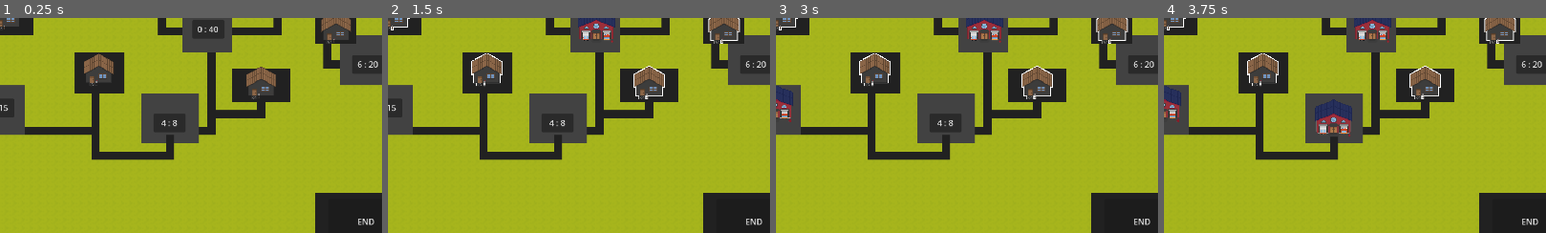
Above: before the commit, frames 1-4 (left to right).
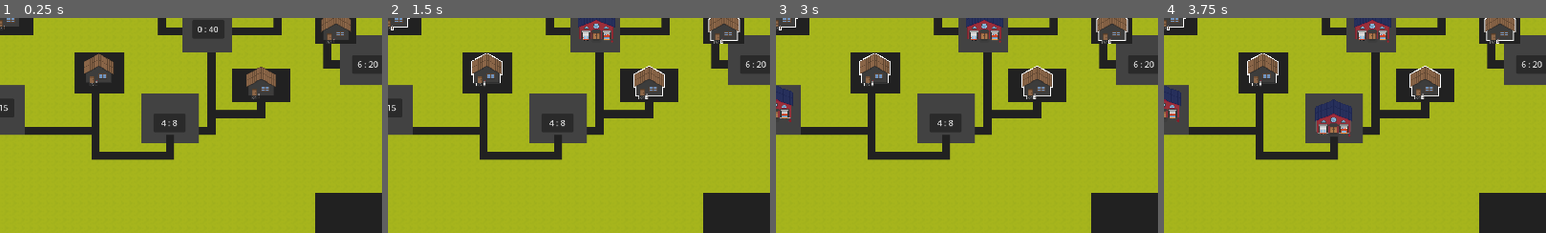
Above: after the commit, the same moments.

Repository: trang-ngn/SOS-Game
Game: Godot game, scene res://main.tscn
The game is run twice, just before and just after one commit, with the same random seed, the same clock (stepped at 60 frames per second) and the same inputs.
Inputs:
- Up to frame 1 (0.25 s): no input
- Up to frame 2 (1.5 s): click "0 : 40" at 0.5 s; click "1 : 40" at 1.25 s
- Up to frame 3 (3 s): click "2 : 20" at 2 s; click "3 : 15" at 2.75 s
- Up to frame 4 (3.75 s): click "4 : 8" at 3.5 s
The pictures show only the part of the screen within x 45-95%, y 44-94%; the shares and areas given below are measured in that part.

The runs differ from the first frame. In frame 1, less than 0.1% of the frame differs, in the area x 93-98%, y 93-97%; in frame 2, less than 0.1%; in frame 3, less than 0.1%; in frame 4, less than 0.1%.

Commit message:
refactor: put some code to another script, add more displayed infos

Diff:
--- a/sos-game/Scenes/level_example.tscn
+++ b/sos-game/Scenes/level_example.tscn
@@ -10,6 +10,7 @@
 [ext_resource type="Script" uid="uid://cie3h3o0ehln3" path="res://Scripts/camera_movement.gd" id="8_e7krn"]
 [ext_resource type="Texture2D" uid="uid://ci0vb2amef8yw" path="res://Assets/Buttons and Dialogs/CheckBox-Checked.png" id="9_2a2fd"]
 [ext_resource type="PackedScene" uid="uid://cdhqm638yme71" path="res://Scenes/DialogPanel/result_dialog.tscn" id="10_xv378"]
+[ext_resource type="Script" uid="uid://bd4mgwpnngm2d" path="res://Scripts/Dialogs/result_dialog.gd" id="11_kaqqc"]
 
 [sub_resource type="ShaderMaterial" id="ShaderMaterial_tf3fl"]
 shader = ExtResource("4_kaqqc")
@@ -554,6 +555,7 @@
 shape = SubResource("RectangleShape2D_g30sg")
 
 [node name="EndButton" type="Button" parent="."]
+visible = false
 offset_left = 570.0
 offset_top = 300.0
 offset_right = 717.0
@@ -567,18 +569,19 @@
 offset_bottom = -334.0
 texture_normal = ExtResource("9_2a2fd")
 
-[node name="PopupPanel" type="Popup" parent="."]
+[node name="ResultPopup" type="Popup" parent="."]
 transparent_bg = true
 size = Vector2i(1250, 700)
 unresizable = false
 transparent = true
 
-[node name="ResultDialog" parent="PopupPanel" instance=ExtResource("10_xv378")]
+[node name="ResultDialog" parent="ResultPopup" instance=ExtResource("10_xv378")]
 anchors_preset = 15
 anchor_right = 1.0
 anchor_bottom = 1.0
 offset_right = 0.0
 offset_bottom = 0.0
+script = ExtResource("11_kaqqc")
 
 [connection signal="button_up" from="Stations/S0/Plot" to="Stations/S0" method="_on_button_button_up"]
 [connection signal="mouse_entered" from="Stations/S0/Plot" to="Stations/S0" method="_on_button_mouse_entered"]
--- /dev/null
+++ b/sos-game/Scripts/Dialogs/result_dialog.gd
@@ -0,0 +1,49 @@
+class_name ResultDialog
+extends Control
+
+var chosen_stations: Array[int] = []
+
+func show_results(optimal_solution: Solution, picked_stations: Array[bool], total_cost: float, all_houses_covered):
+	var left_label: Label = $LeftLabel
+	var right_label: Label = $RightLabel
+	var score_label: Label = $HBoxContainer/ScoreLabel
+	var success_label: Label = $HBoxContainer/SuccessLabel
+
+	var percentage = _get_percentage(total_cost, optimal_solution.cost)
+	var level_passed = percentage >= 80 and all_houses_covered;
+
+	# Optimal solution
+	chosen_stations = _get_chosen_station_indices(optimal_solution.selected)
+	left_label.text = "Optimal solution:\n" + "\n-Used %d stations" % [optimal_solution.selected.count(true)] + "\n-Total cost %.1f" % [optimal_solution.cost]
+	left_label.text += "\n\n Chosen stations: %s" % [chosen_stations]
+
+	# Player solution
+	chosen_stations = _get_chosen_station_indices(picked_stations)
+	right_label.text = "Your solution:\n" + "\n-Used %d stations" % [picked_stations.count(true)] + "\n-Total cost %.1f" % [total_cost]
+	right_label.text += "\n\n Chosen stations: %s" % [chosen_stations]
+
+	#print(total_cost)
+
+	score_label.text = "Score: %.f%%" % (percentage if all_houses_covered else 0.0)
+	right_label.text += "\n\nNot all houses are covered!" if not all_houses_covered else ""
+	success_label.text = "Success!!!" if level_passed else "FAILED!"
+
+	_toogle_result_button(level_passed)
+
+func _get_percentage(total_cost, optimal_cost)-> float:
+	return float(optimal_cost) / total_cost * 100
+
+func _get_chosen_station_indices(picked_stations: Array) -> Array[int]:
+	var chosen_stations_indices: Array[int] = []
+	for i in range(len(picked_stations)):
+		if picked_stations[i]:
+			chosen_stations_indices.append(i)
+	print(chosen_stations)
+	return chosen_stations_indices
+
+func _toogle_result_button(passed: bool):
+	var next_level_button: TextureButton = $HBoxContainer/NextLevelButton
+	var try_again_button: TextureButton = $HBoxContainer/TryAgainButton
+	next_level_button.visible = passed
+	try_again_button.visible = not passed
+	pass
--- a/sos-game/Scripts/level_script.gd
+++ b/sos-game/Scripts/level_script.gd
@@ -1,21 +1,23 @@
 class_name Level
 extends Node2D
 
-var solution: Array[bool] = [false, false, true, true, true, true, false]
-var picked: Array[bool] = []
+#var solution: Array[bool] = [false, false, true, true, true, true, false]
+var picked_stations: Array[bool] = []
 var total_cost: float = 0
+var all_houses_covered: bool = false
 
 #make sure the houses and station are in order
 @export var stations: Array[RescueStation]
 @export var houses: Array[House]
 
 
-func houses_covered()->bool: #check if all houses is covered
+func update_houses_covered() -> void: #check if all houses is covered
 	for house in houses:
 		if (!house.is_covered()):
-			return false
+			all_houses_covered = false
+			return
 
-	return true
+	all_houses_covered = true
 
 
 func update_picked():
@@ -27,27 +29,27 @@
 		cost += station.cost if station.is_built() else 0
 
 	total_cost = cost
-	picked = result
+	picked_stations = result
+	update_houses_covered()
 
 
 #func _process(delta: float) -> void:
 	#pass
 
 
-func _on_button_button_up() -> void:
-	update_picked()
-	if (houses_covered()):
-		print("Optimal solution : ")
-		print_something(solution)
-		print("Your solution : ")
-		print_something(picked)
-
-	else:
-		print("Not all house is covered\n")
+#func _on_button_button_up() -> void:
+	#update_picked()
+	#if (all_houses_covered):
+		#print("Optimal solution : ")
+		#print_array(solution)
+		#print("Your solution : ")
+		#print_array(picked_stations)
+#
+	#else:
+		#print("Not all house is covered\n")
 
 
-#cannot think of better name atm my bad
-func print_something(array: Array[bool]) -> void:
+func print_array(array: Array[bool]) -> void:
 	print("====================")
 	var i: int = 0
 
@@ -60,42 +62,7 @@
 
 func _on_done_button_pressed() -> void:
 	update_picked()
-	print(stations)
-	var left_label: Label = $PopupPanel/ResultDialog/LeftLabel
-	var right_label: Label = $PopupPanel/ResultDialog/RightLabel
-	var score_label: Label = $PopupPanel/ResultDialog/HBoxContainer/ScoreLabel
-	var success_label: Label = $PopupPanel/ResultDialog/HBoxContainer/SuccessLabel
-	var next_level_button: TextureButton = $PopupPanel/ResultDialog/HBoxContainer/NextLevelButton
-	var try_again_button: TextureButton = $PopupPanel/ResultDialog/HBoxContainer/TryAgainButton
-	var optimal_solution: Solution = await get_optimal_solution()
-
-	if optimal_solution == null:
-		print("Cannot get the solution!")
-		return
-
-	print(optimal_solution)
-
-	left_label.text = "Optimal solution:\n" + "\n-Used %d stations" % [optimal_solution.selected.count(true)] + "\n-Total cost %.1f" % [optimal_solution.cost]
-
-	right_label.text="Your solution:\n" + "\n-Used %d stations" % [picked.count(true)] + "\n-Total cost %.1f" % [total_cost]
-	print(total_cost)
-	var percentage = float(total_cost) / optimal_solution.cost * 100
-
-	score_label.text = "Score: %.f%%" % percentage
-
-	var all_houses_covered = houses_covered()
-
-	right_label.text += "\n\nNot all houses are covered!" if not all_houses_covered else ""
-
-	var level_passed = percentage >= 80 and all_houses_covered;
-
-	success_label.text = "Success!!!" if level_passed else "FAILED!"
-	next_level_button.visible = level_passed
-	try_again_button.visible = not level_passed
-	$PopupPanel.popup_centered()
-
-
-func get_optimal_solution() -> Solution:
+	#var optimal_solution: Solution = await get_optimal_solution()
 	var i: Instance = Instance.new()
 	i.n = len(houses)
 
@@ -103,6 +70,11 @@
 		i.costs.append(station.cost)
 		i.coverage.append(station.get_covered_houses())
 
-	var solution: Solution = await Resquest.get_solution(self, i)
-	print(solution)
-	return solution
+	var optimal_solution: Solution = await Resquest.get_solution(self, i)
+	if optimal_solution == null:
+		print("Request failed!")
+		return
+	print("Request successed!")
+
+	$ResultPopup/ResultDialog.show_results(optimal_solution, picked_stations, total_cost, all_houses_covered)
+	$ResultPopup.popup_centered()
Not shown: 1 places in sos-game/Scenes/level_example.tscn that only renumber resources
Not shown, added: sos-game/Scripts/Dialogs/result_dialog.gd.uid
